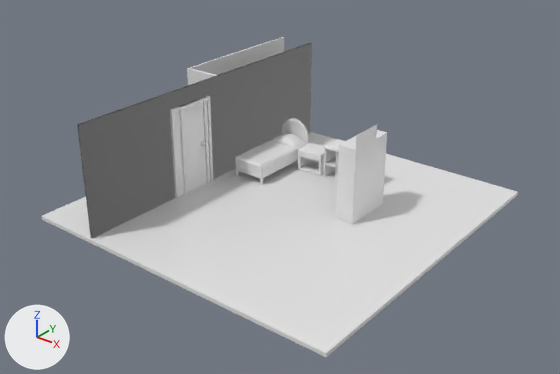
The Blender file rooms/room_a.blend, before and after one commit.
The view is the same before and after, from a 50 mm lens placed at (25.2, -32.2, 21.0), pointed at (0.7, -1.6, 2.0). The lights are fixed; the arrows at lower left show +X, +Y and +Z.

In view in the first picture: 'bed', 'bookshelf', 'closet_door', 'desk', 'door', 'doorframe', 'doorframe.001', 'floor', 'sidetable', 'wall_x+', 'wall_x-', 'wall_y-'.
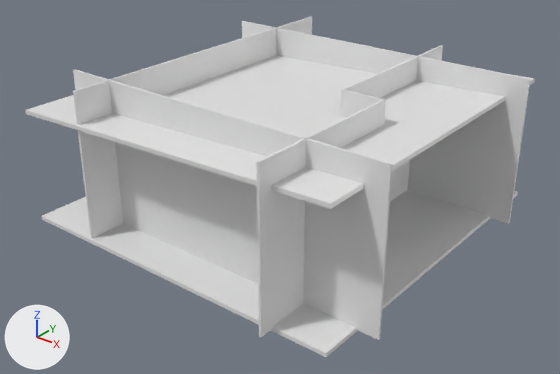
Where the newer file only moved an object's origin or applied its transform, the numbers keep the older frame.

Changed parts and their boxes [x1, y1, x2, y2] in the pictures (560 x 374 px):
'wall_y-', reshaped (37% wider, 39% taller): before [80, 43, 312, 238]; after [73, 69, 392, 340]
'ceiling', added: after [25, 55, 535, 209]
'wall_x+', mesh rescaled, moved, turned: before [77, 37, 284, 238]; after [256, 45, 443, 337]
'wall_y+', reshaped (not visible before): after [242, 21, 531, 224]
'wall_x-', mesh rescaled: before [77, 125, 91, 226]; after [73, 17, 312, 238]
'closet_door', moved, turned (not visible afterwards): before [352, 124, 377, 224]
'doorframe.001', moved, turned (not visible afterwards): before [179, 96, 214, 195]
'floor', unchanged, covered by the edit: before [41, 132, 518, 357]; after [41, 190, 518, 357]
'bookshelf', unchanged, covered by the edit: before [336, 130, 387, 224]
'door', unchanged, covered by the edit: before [174, 102, 207, 196]
'bed', unchanged, covered by the edit: before [235, 139, 309, 185]

Patch to the scene script:
```diff
--- a/rooms/room_a.blend.py
+++ b/rooms/room_a.blend.py
@@ me_cube_004 @@
 me_cube_004.from_pydata(...)  # 8 vertices, 6 faces; spans x -0.1..0.1, y -9.9..9.9, z 0.0..6.7
 # used by ob_wall_x; parent = ob_floor; location = (-5.701, 0.0, 0.0)
+# me_cube_004 part 1: the whole mesh is scaled about the mesh origin by (1, 1, 1.27)
@@ me_cube_009 @@
 me_cube_009.from_pydata(...)  # 8 vertices, 6 faces; spans x -0.1..0.1, y -9.9..9.9, z 0.0..6.7
 # used by ob_wall_y; parent = ob_floor; location = (-5.701, 0.0, 0.0)
-me_cube_009.vertices[0].co = (-0.1, -9.9, 0.0)
-me_cube_009.vertices[1].co = (-0.1, -9.9, 6.7)  # pixel (76, 124)
-me_cube_009.vertices[2].co = (-0.1, 9.9, 0.0)
-me_cube_009.vertices[3].co = (-0.1, 9.9, 6.7)  # pixel (310, 42)
-me_cube_009.vertices[4].co = (0.1, -9.9, 0.0)
-me_cube_009.vertices[5].co = (0.1, -9.9, 6.7)  # pixel (78, 125)
-me_cube_009.vertices[6].co = (0.1, 9.9, 0.0)  # pixel (310, 133)
-me_cube_009.vertices[7].co = (0.1, 9.9, 6.7)  # pixel (311, 42)
+# me_cube_009 part 2
+me_cube_009.vertices[0].co = (16.9, 6.0, 0.0)  # pixel (508, 223)
+me_cube_009.vertices[1].co = (16.9, 6.0, 8.5)  # pixel (529, 79)
+me_cube_009.vertices[2].co = (-2.9, 6.0, 0.0)
+me_cube_009.vertices[3].co = (-2.9, 6.0, 8.5)  # pixel (241, 21)
+me_cube_009.vertices[4].co = (16.9, 6.1, 0.0)  # pixel (509, 222)
+me_cube_009.vertices[5].co = (16.9, 6.1, 8.5)  # pixel (530, 78)
+me_cube_009.vertices[6].co = (-2.9, 6.1, 0.0)
+me_cube_009.vertices[7].co = (-2.9, 6.1, 8.5)  # pixel (242, 20)
@@ me_cube_010 @@
 me_cube_010.from_pydata(...)  # 16 vertices, 14 faces; spans x -2.5..0.1, y -9.9..9.9, z 0.0..6.7
 # used by ob_wall_x_1; parent = ob_floor; location = (-5.701, 0.0, 0.0)
+# me_cube_010 part 3: the whole mesh is scaled about the mesh origin by (1, 1, 1.27)
@@ me_cube_011 @@
 me_cube_011.from_pydata(...)  # 8 vertices, 6 faces; spans x -0.1..0.1, y -9.9..9.9, z 0.0..6.7
 # used by ob_wall_y_1; parent = ob_floor; location = (-5.701, 0.0, 0.0)
-me_cube_011.vertices[0].co = (-0.1, -9.9, 0.0)
-me_cube_011.vertices[1].co = (-0.1, -9.9, 6.7)  # pixel (76, 124)
-me_cube_011.vertices[2].co = (-0.1, 9.9, 0.0)
-me_cube_011.vertices[3].co = (-0.1, 9.9, 6.7)  # pixel (310, 42)
-me_cube_011.vertices[4].co = (0.1, -9.9, 0.0)
-me_cube_011.vertices[5].co = (0.1, -9.9, 6.7)  # pixel (78, 125)
-me_cube_011.vertices[6].co = (0.1, 9.9, 0.0)  # pixel (310, 133)
-me_cube_011.vertices[7].co = (0.1, 9.9, 6.7)  # pixel (311, 42)
+# me_cube_011 part 4
+me_cube_011.vertices[0].co = (16.9, -7.7, 0.0)  # pixel (378, 339)
+me_cube_011.vertices[1].co = (16.9, -7.7, 8.5)  # pixel (390, 164)
+me_cube_011.vertices[2].co = (-2.9, -7.7, 0.0)
+me_cube_011.vertices[3].co = (-2.9, -7.7, 8.5)  # pixel (73, 69)
+me_cube_011.vertices[4].co = (16.9, -7.6, 0.0)  # pixel (380, 338)
+me_cube_011.vertices[5].co = (16.9, -7.6, 8.5)  # pixel (392, 163)
+me_cube_011.vertices[6].co = (-2.9, -7.6, 0.0)
+me_cube_011.vertices[7].co = (-2.9, -7.6, 8.5)  # pixel (74, 69)
@@ ob_wall_x_1 @@
 ob_wall_x_1.parent = ob_floor
-ob_wall_x_1.location = (-5.701, 0.0, 0.0)
+ob_wall_x_1.location = (4.558, -0.901, 0.0)
+ob_wall_x_1.rotation_euler = (0.0, 0.0, 3.142)  # degrees (0, 0, 180)
@@ ob_ceiling @@
+ob_ceiling = bpy.data.objects.new('ceiling', me_cube.copy())  # the mesh of ob_floor
+ob_ceiling.parent = ob_floor
+ob_ceiling.location = (0.0, 0.0, 6.79)
+ob_ceiling.rotation_euler = (0.0, 3.104, 0.0)  # degrees (0, 178, 0)
```
